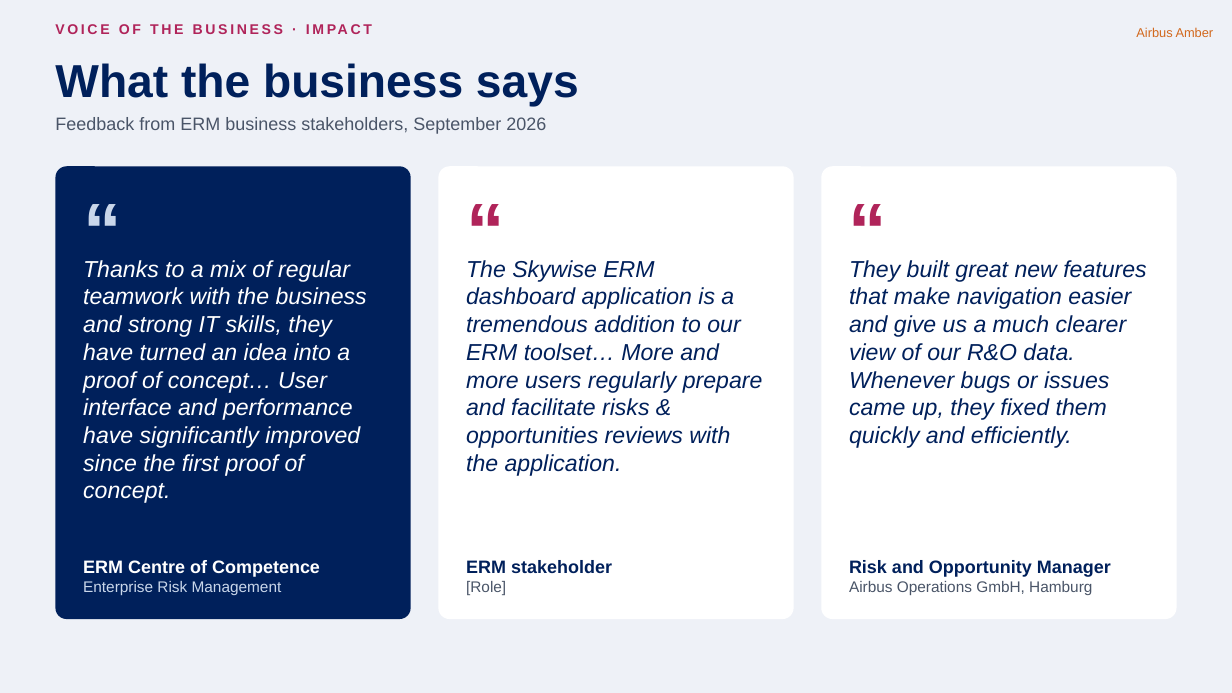
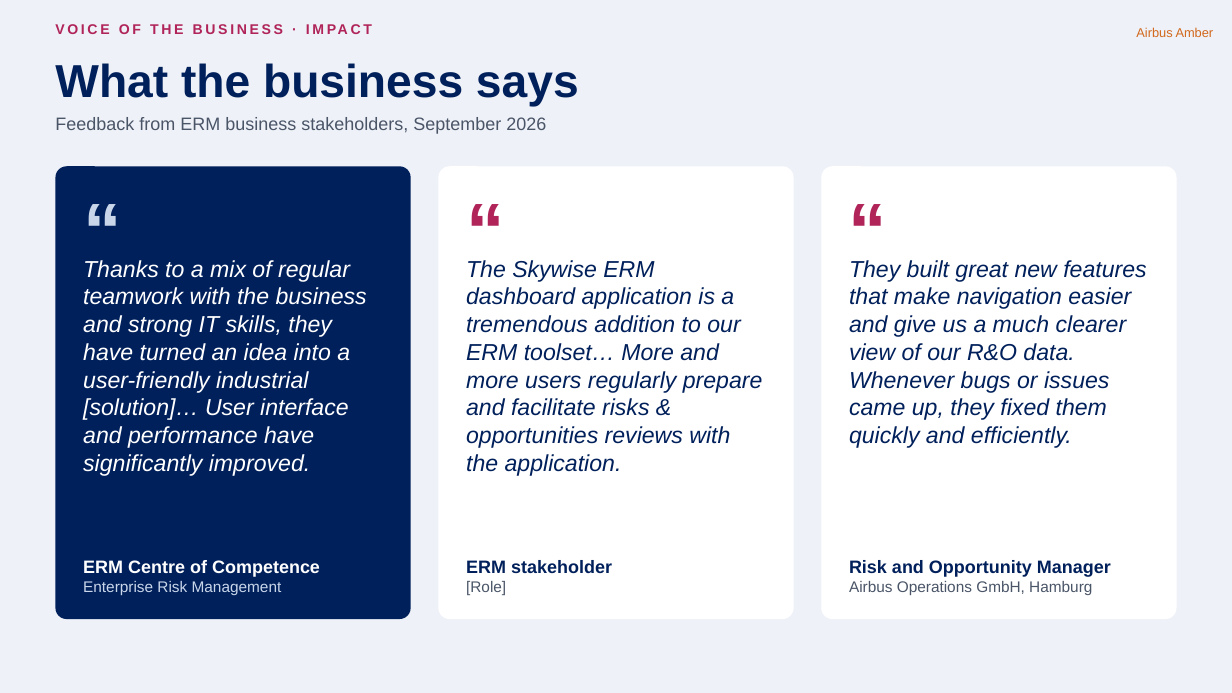
Before and after one commit to nithinram97/archify, a slide deck: slide 8 of erm-migration/docs/ERM-Migration-Jury-Pitch-v2.pptx (slide 6 before the commit). Drawn at 1232x693 pixels with LibreOffice and Linux fonts; fonts in the diff are those of the drawing. Boxes give left, top, right and bottom in pixels: in the first picture for what was removed or moved away, otherwise in the second. Text is boxed around its words. In the diff, an @@ line names an element or a change of style, - is before the commit and + after.

```diff
--- a/erm-migration/docs/ERM-Migration-Jury-Pitch-v2.pptx
+++ b/erm-migration/docs/ERM-Migration-Jury-Pitch-v2.pptx
@@ text at (83,260,367,476): text changed @@
-Thanks to a mix of regular teamwork with the business and strong IT skills, they have turned an idea into a proof of concept… User interface and performance have significantly improved since the first proof of concept.
+Thanks to a mix of regular teamwork with the business and strong IT skills, they have turned an idea into a user-friendly industrial [solution]… User interface and performance have significantly improved.
```
Also in this commit, not shown: 3 other slides changed, 2 slides added, 4 other files.
